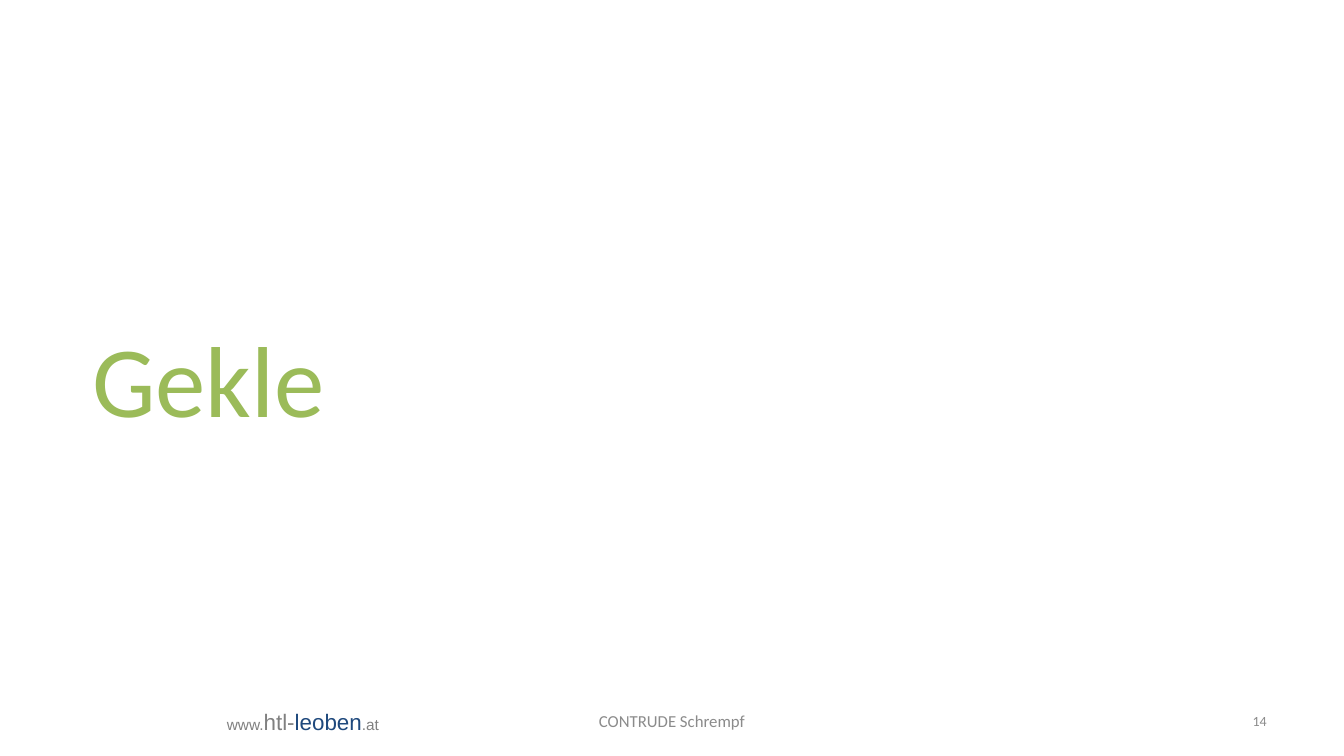
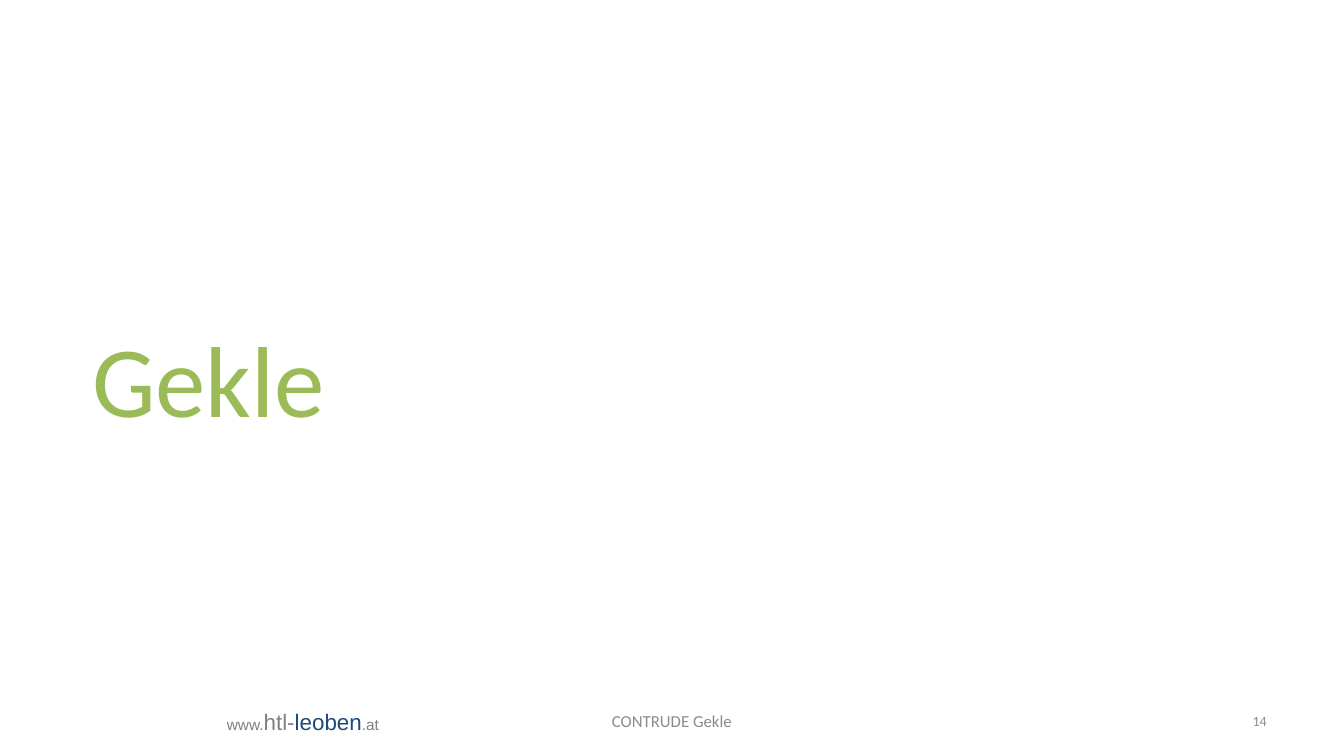
Before and after one commit to bitsneak/Contrude, a slide deck: slide 14 of Diplomarbeit/doc/Presentations/DA-Präsentation2025-Verteidigung.pptx. Drawn at 1344x756 pixels with LibreOffice and Linux fonts; fonts in the diff are those of the drawing; background and template pictures are left out. Boxes give left, top, right and bottom in pixels: in the first picture for what was removed or moved away, otherwise in the second. Text is boxed around its words. In the diff, an @@ line names an element or a change of style, - is before the commit and + after.

Commit message:
Updated Gekle part of final DA PP

```diff
--- a/Diplomarbeit/doc/Presentations/DA-Präsentation2025-Verteidigung.pptx
+++ b/Diplomarbeit/doc/Presentations/DA-Präsentation2025-Verteidigung.pptx
@@ text at (612, 715, 732, 727): text changed @@
-CONTRUDE Schrempf
+CONTRUDE Gekle
```
Also in this commit, not shown: 1 other slide changed, 5 slides added.
